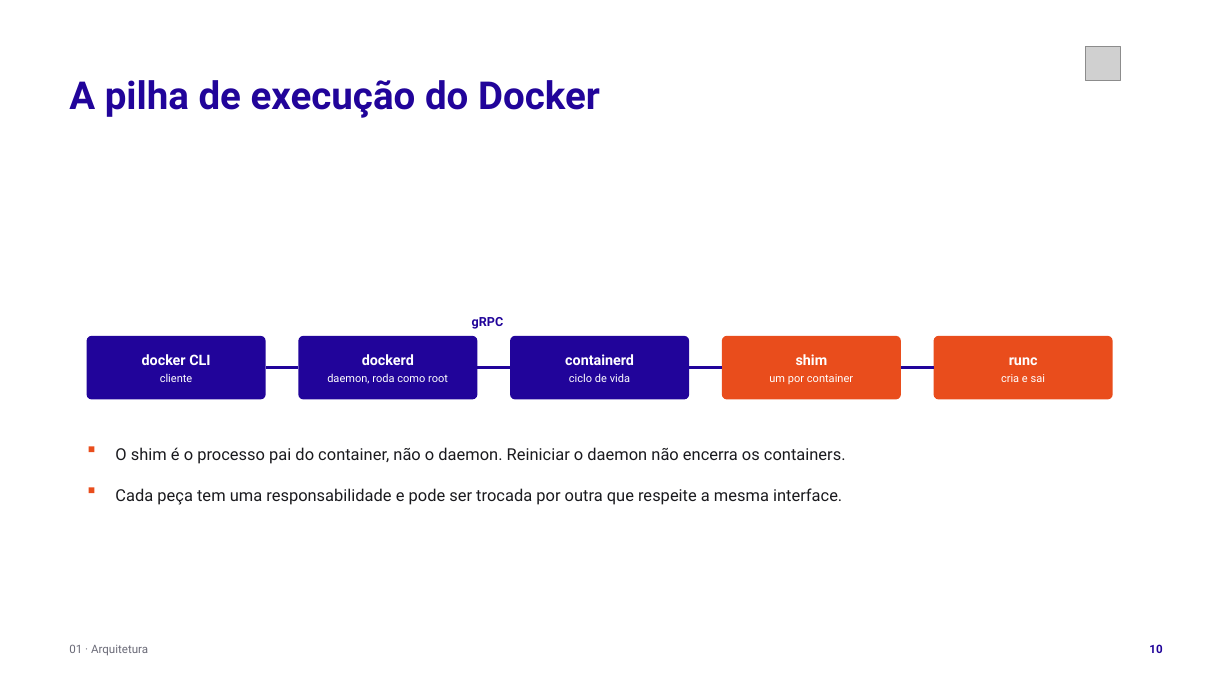
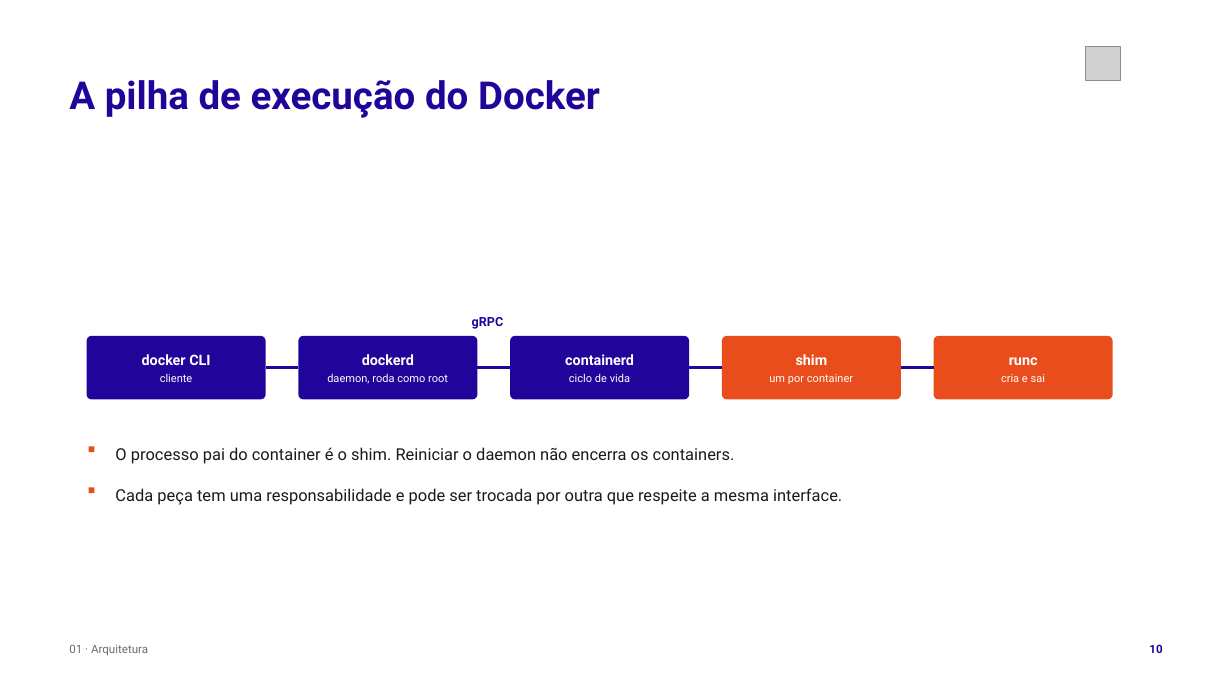
Before and after one commit to tcpassos/invite-app, a slide deck: slide 10 of trabalhos/T1-Docker-Invite-People.pptx. Drawn at 1232x693 pixels with LibreOffice and Linux fonts; fonts in the diff are those of the drawing; grey boxes stand for pictures. Boxes give left, top, right and bottom in pixels: in the first picture for what was removed or moved away, otherwise in the second. Text is boxed around its words. In the diff, an @@ line names an element or a change of style, - is before the commit and + after.

```diff
--- a/trabalhos/T1-Docker-Invite-People.pptx
+++ b/trabalhos/T1-Docker-Invite-People.pptx
@@ text at (x1=115, y1=447, x2=735, y2=464): text changed @@
-O shim é o processo pai do container, não o daemon. Reiniciar o daemon não encerra os containers.
+O processo pai do container é o shim. Reiniciar o daemon não encerra os containers.
```
Also in this commit, not shown: 9 other slides changed, 12 other files.
